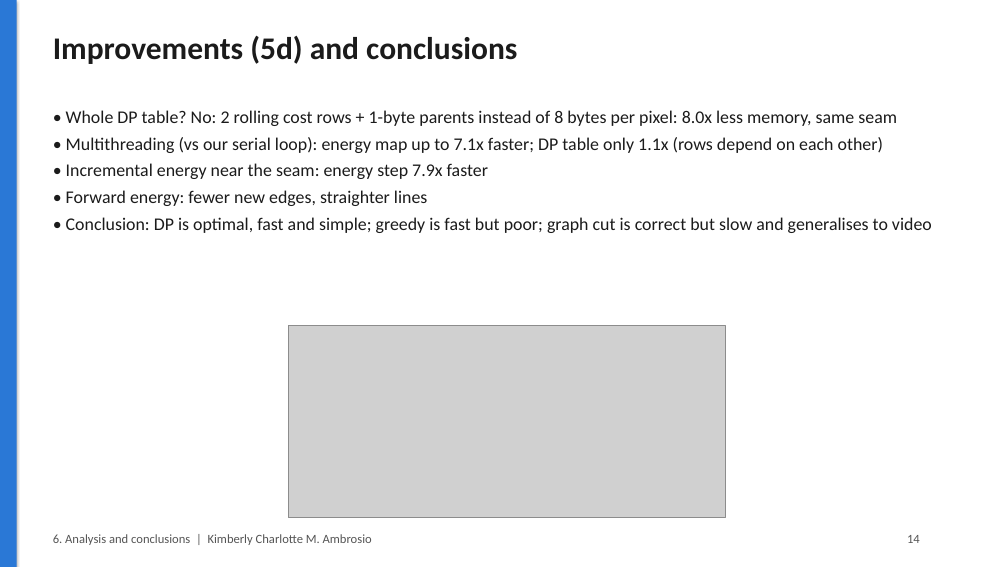
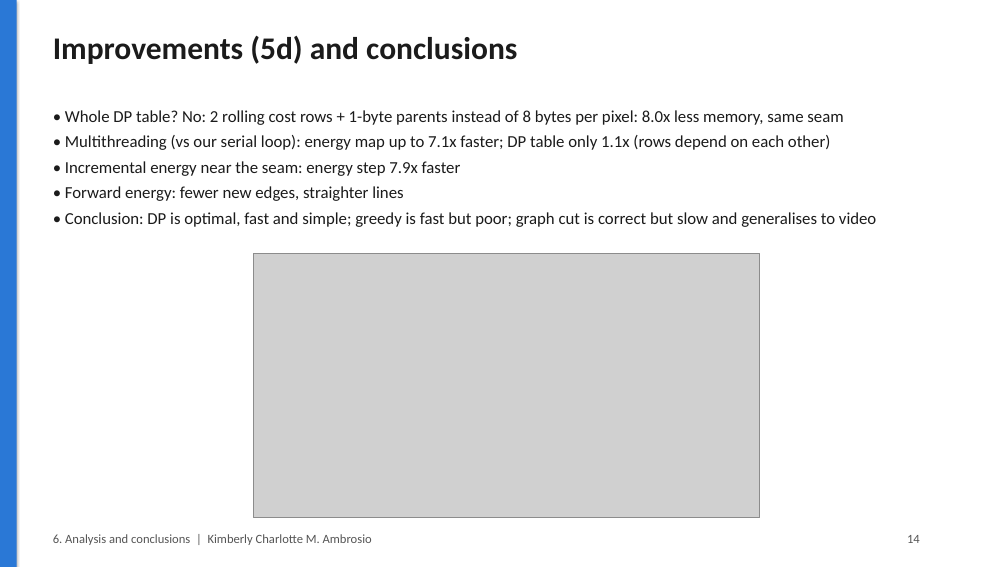
Before and after one commit to Raziqqx/seam-carving, a slide deck: slide 14 of slides/Team5_Seam_Carving.pptx. Drawn at 1008x567 pixels with LibreOffice and Linux fonts; fonts in the diff are those of the drawing; grey boxes stand for pictures. Boxes give left, top, right and bottom in pixels: in the first picture for what was removed or moved away, otherwise in the second. Text is boxed around its words. In the diff, an @@ line names an element or a change of style, - is before the commit and + after.

```diff
--- a/slides/Team5_Seam_Carving.pptx
+++ b/slides/Team5_Seam_Carving.pptx
@@ text "• Whole DP table? No: ..." at [65, 110, 876, 227]: size 17 to 16 pt @@
@@ picture: place and size @@
-picture at [288, 325, 725, 518]
+picture at [253, 253, 760, 518]
```
Also in this commit, not shown: 7 other slides changed, 4 other files.
